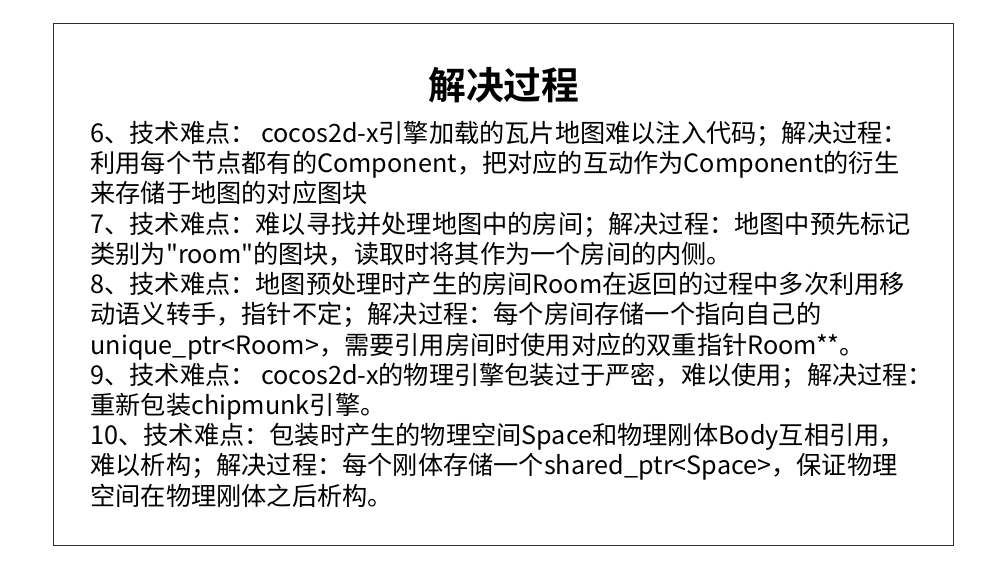
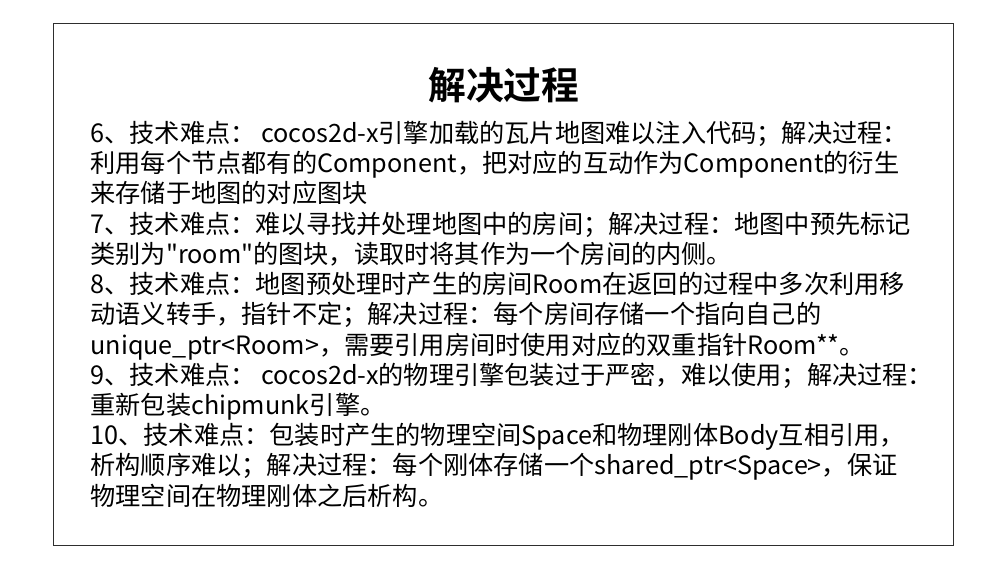
Before and after one commit to melonedo/fate-grand-rider, a slide deck: slide 12 of 大项目答辩ppt.pptx. Drawn at 1008x567 pixels with LibreOffice and Linux fonts; fonts in the diff are those of the drawing; background and template pictures are left out. Boxes give left, top, right and bottom in pixels: in the first picture for what was removed or moved away, otherwise in the second. Text is boxed around its words. In the diff, an @@ line names an element or a change of style, - is before the commit and + after.

```diff
--- a/大项目答辩ppt.pptx
+++ b/大项目答辩ppt.pptx
@@ text at (x1=90, y1=418, x2=904, y2=507): text changed @@
-10、技术难点：包装时产生的物理空间Space和物理刚体Body互相引用，难以析构；解决过程：每个刚体存储一个shared_ptr<Space>，保证物理空间在物理刚体之后析构。
+10、技术难点：包装时产生的物理空间Space和物理刚体Body互相引用，析构顺序难以；解决过程：每个刚体存储一个shared_ptr<Space>，保证物理空间在物理刚体之后析构。
```
Also in this commit, not shown: 2 other slides changed.
